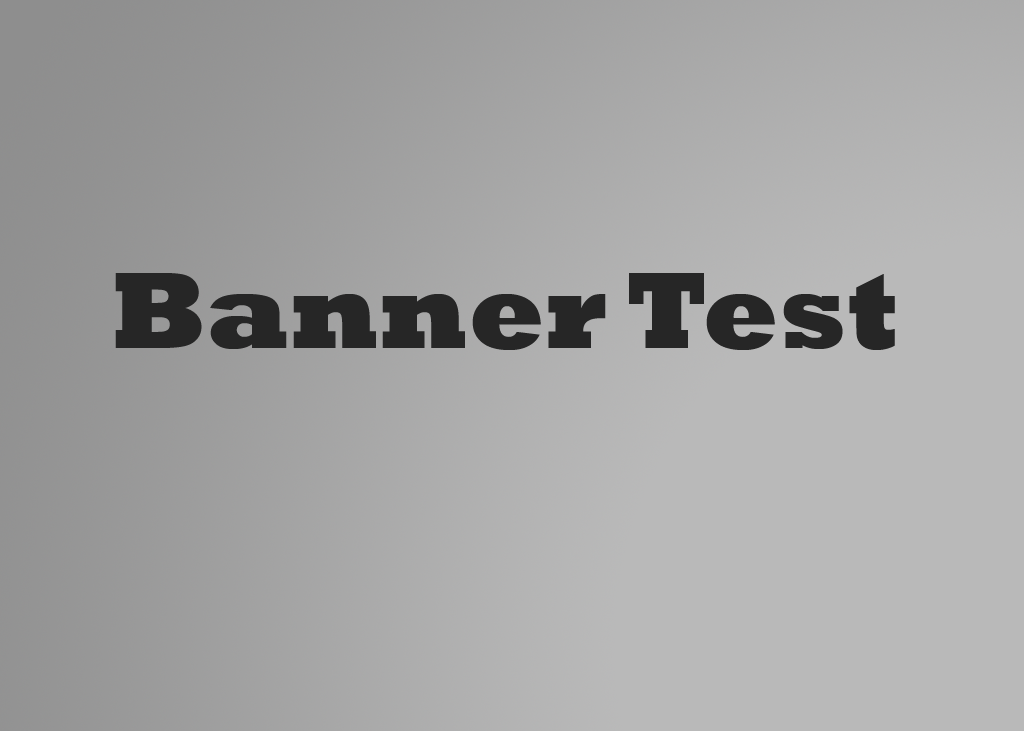
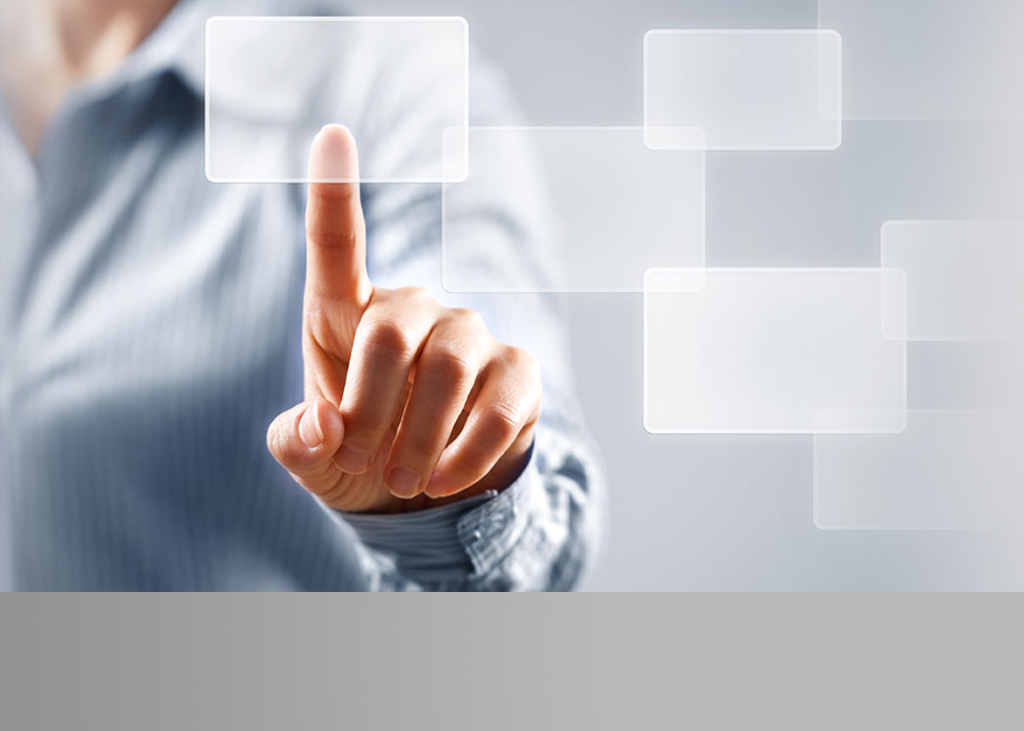
Revision of a layered w=1024, h=731 image; what changed, layer by layer:
hid "Banner Test" over <box>115,273,895,350</box>
added layer "Layer 2" above "Layer 1" over <box>0,0,1024,592</box>
